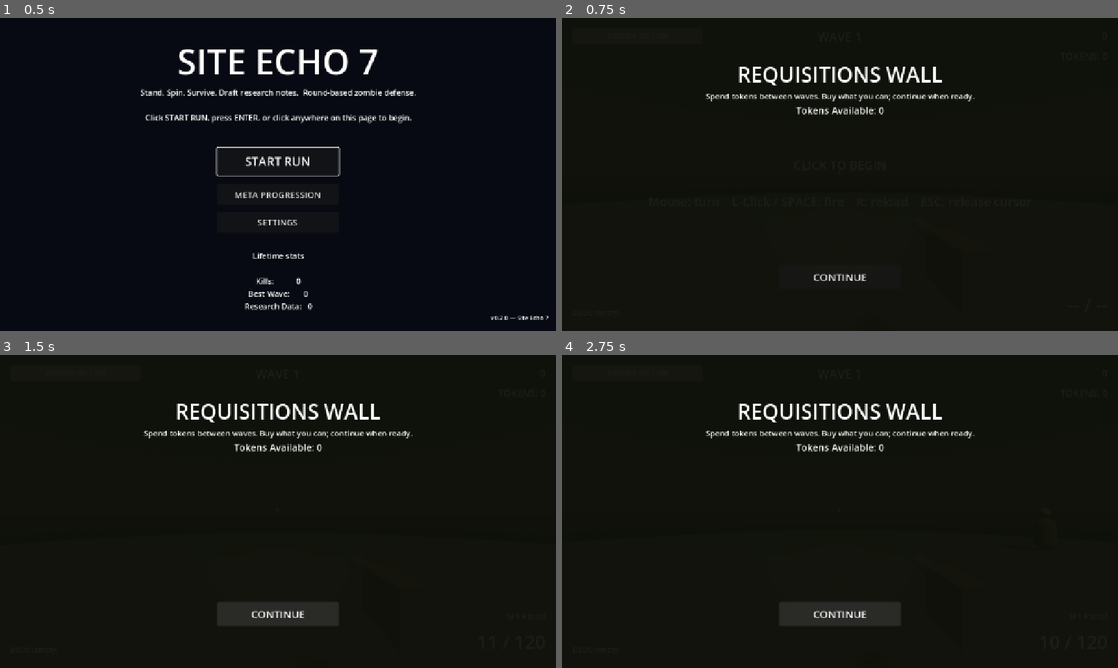
Above: before the commit, frames 1-4 (two rows, left to right).
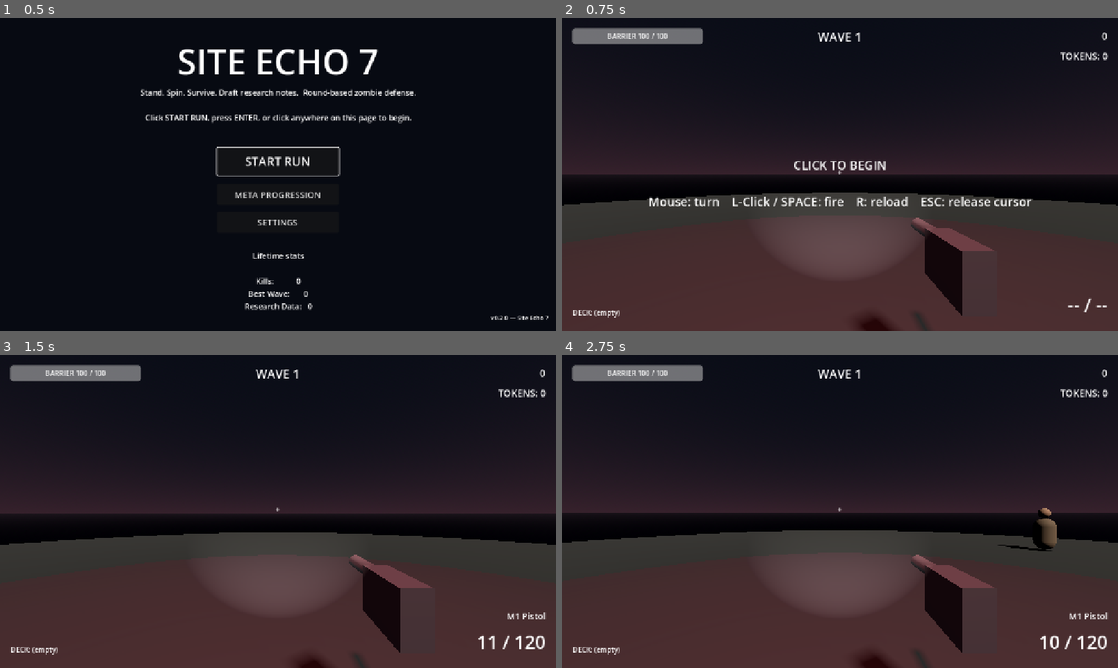
Above: after the commit, the same moments.

Repository: Josh-Buck/site-echo-7
Game: Godot game, scene res://scenes/ui/TitleScreen.tscn
Two runs of this game, one before a commit and one after it. Both use one fixed random seed, a clock stepped at 60 frames per second and the inputs below.
Inputs (mouse positions are in pixels of both pictures, inside the frame that each line leads up to):
- Up to frame 1 (0.5 s): no input
- Up to frame 2 (0.75 s): click "START RUN" at 0.5 s
- Up to frame 3 (1.5 s): click (278, 614) at 1.25 s, where only the run before the commit has a clickable "CONTINUE"
- Up to frame 4 (2.75 s): click (840, 614) at 2 s, where only the run before the commit has a clickable "CONTINUE"

Frame 1 is identical in both runs. In frame 2, 54% of the frame differs, in the area x 0-100%, y 3-100%; in frame 3, 53%; in frame 4, 54%.
Error before the commit: Parse Error: Cannot infer the type of "mag" variable because the value doesn't have a set type. (res://scenes/ui/Shop.gd:88)

Commit message:
Fix: Shop.gd parse error — properly type Weapon/WeaponManager return values

Diff:
--- a/scenes/ui/Shop.gd
+++ b/scenes/ui/Shop.gd
@@ -72,21 +72,22 @@
 	match effect_id:
 		"ammo_topup":
 			var w := _get_active_weapon()
-			if w and "reserve_ammo" in w:
+			if w != null:
 				w.reserve_ammo = w.get_effective_reserve_max()
 				EventBus.weapon_reloaded.emit(w)
 		"all_ammo":
 			var wm := _get_weapon_manager()
-			if wm:
+			if wm != null:
 				for child in wm.get_children():
 					if child is Weapon:
-						child.reserve_ammo = child.get_effective_reserve_max()
-						EventBus.weapon_reloaded.emit(child)
+						var weapon: Weapon = child
+						weapon.reserve_ammo = weapon.get_effective_reserve_max()
+						EventBus.weapon_reloaded.emit(weapon)
 		"mag_refill":
 			var w := _get_active_weapon()
-			if w and "current_ammo" in w:
-				var mag := w.get_effective_mag_size()
-				var needed := mag - w.current_ammo
+			if w != null:
+				var mag: int = w.get_effective_mag_size()
+				var needed: int = mag - w.current_ammo
 				if needed > 0:
 					var taken: int = min(needed, w.reserve_ammo)
 					w.current_ammo += taken
@@ -95,21 +96,27 @@
 		"barrier_repair":
 			var barriers := get_tree().get_nodes_in_group("barriers")
 			if barriers.size() > 0:
-				barriers[0].repair(30.0)
+				var b: Node = barriers[0]
+				if b.has_method("repair"):
+					b.repair(30.0)
 		"barrier_full":
 			var barriers := get_tree().get_nodes_in_group("barriers")
 			if barriers.size() > 0:
-				var b = barriers[0]
-				b.repair(b.max_hp)
+				var b: Node = barriers[0]
+				if "max_hp" in b and b.has_method("repair"):
+					b.repair(b.max_hp)
 
-func _get_weapon_manager() -> Node:
-	return get_tree().current_scene.find_child("WeaponHolder", true, false)
+func _get_weapon_manager() -> WeaponManager:
+	var n := get_tree().current_scene.find_child("WeaponHolder", true, false)
+	if n is WeaponManager:
+		return n as WeaponManager
+	return null
 
-func _get_active_weapon() -> Node:
+func _get_active_weapon() -> Weapon:
 	var wm := _get_weapon_manager()
-	if wm and wm.has_method("get_active_weapon"):
-		return wm.get_active_weapon()
-	return null
+	if wm == null:
+		return null
+	return wm.get_active_weapon()
 
 func _update_tokens() -> void:
 	tokens_label.text = "Tokens Available: %d" % GameState.tokens
